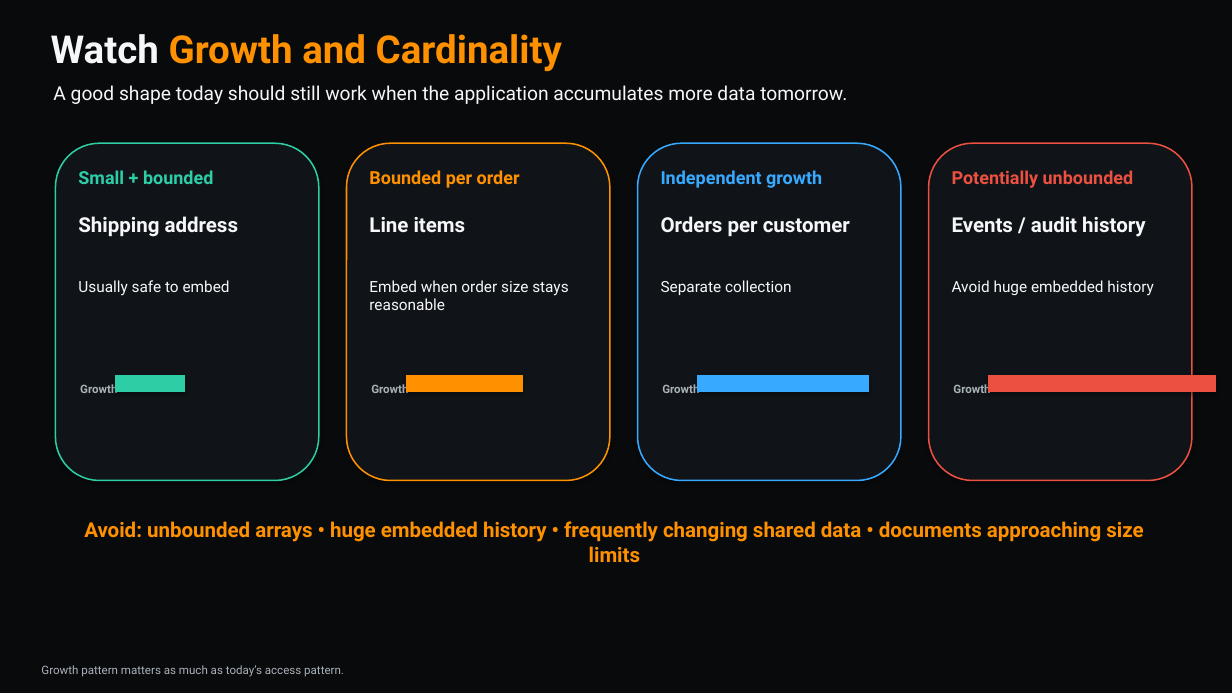
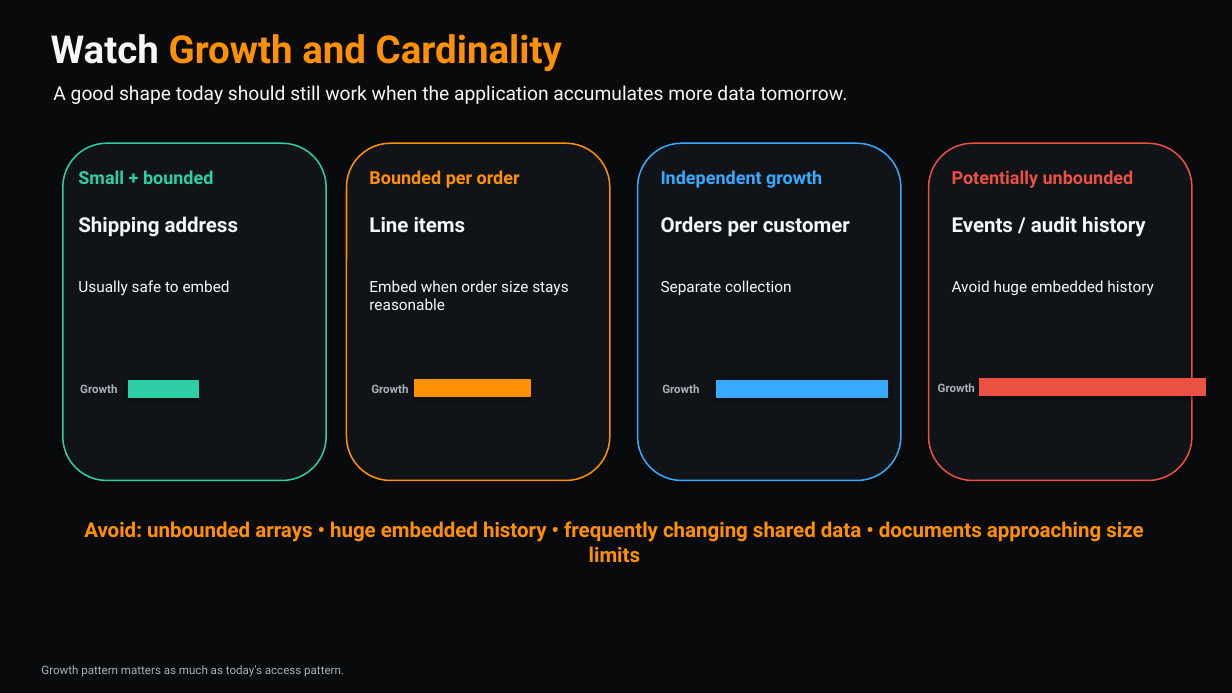
Before and after one commit to emsdbsrv/MongoDB_Developer, a slide deck: slide 6 of Section_03_Data_Modeling_Schema_Design_Validation/Lesson_027_Deriving_Data_Structure_from_Requirements/ppt/Lesson_027_Deriving_Data_Structure_from_Requirements.pptx. Drawn at 1232x693 pixels with LibreOffice and Linux fonts; fonts in the diff are those of the drawing. Boxes give left, top, right and bottom in pixels: in the first picture for what was removed or moved away, otherwise in the second. Text is boxed around its words. In the diff, an @@ line names an element or a change of style, - is before the commit and + after.

```diff
--- a/Section_03_Data_Modeling_Schema_Design_Validation/Lesson_027_Deriving_Data_Structure_from_Requirements/ppt/Lesson_027_Deriving_Data_Structure_from_Requirements.pptx
+++ b/Section_03_Data_Modeling_Schema_Design_Validation/Lesson_027_Deriving_Data_Structure_from_Requirements/ppt/Lesson_027_Deriving_Data_Structure_from_Requirements.pptx
@@ rounded rectangle: place and size @@
-rounded rectangle at [55,143,319,481]
+rounded rectangle at [63,143,326,481]
@@ rectangle: place and size @@
-rectangle at [116,375,185,392]
+rectangle at [129,381,199,397]
@@ rectangle: place and size @@
-rectangle at [407,375,522,392]
+rectangle at [415,380,531,396]
@@ rectangle: place and size @@
-rectangle at [698,375,869,392]
+rectangle at [716,381,887,397]
@@ text "Growth": place and size @@
-text "Growth" at [953,382,990,393]
+text "Growth" at [938,383,975,392]
@@ rectangle: place and size @@
-rectangle at [989,375,1215,392]
+rectangle at [980,379,1206,396]
```
Also in this commit, not shown: 2 other slides changed, 3 other files.
